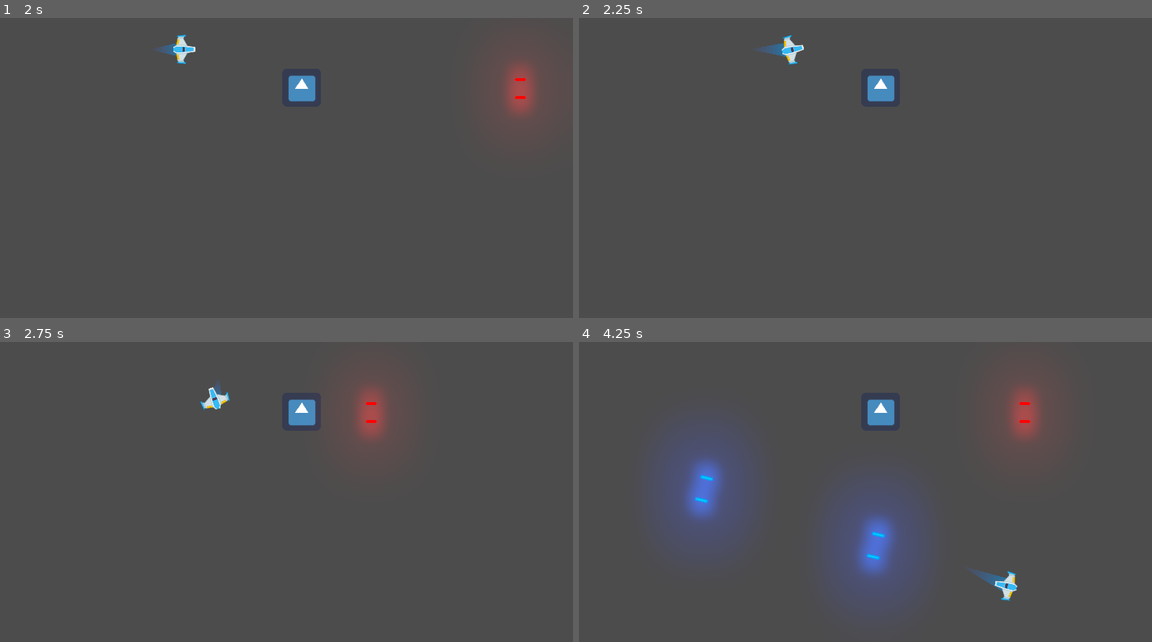
Above: before the commit, frames 1-4 (two rows, left to right).
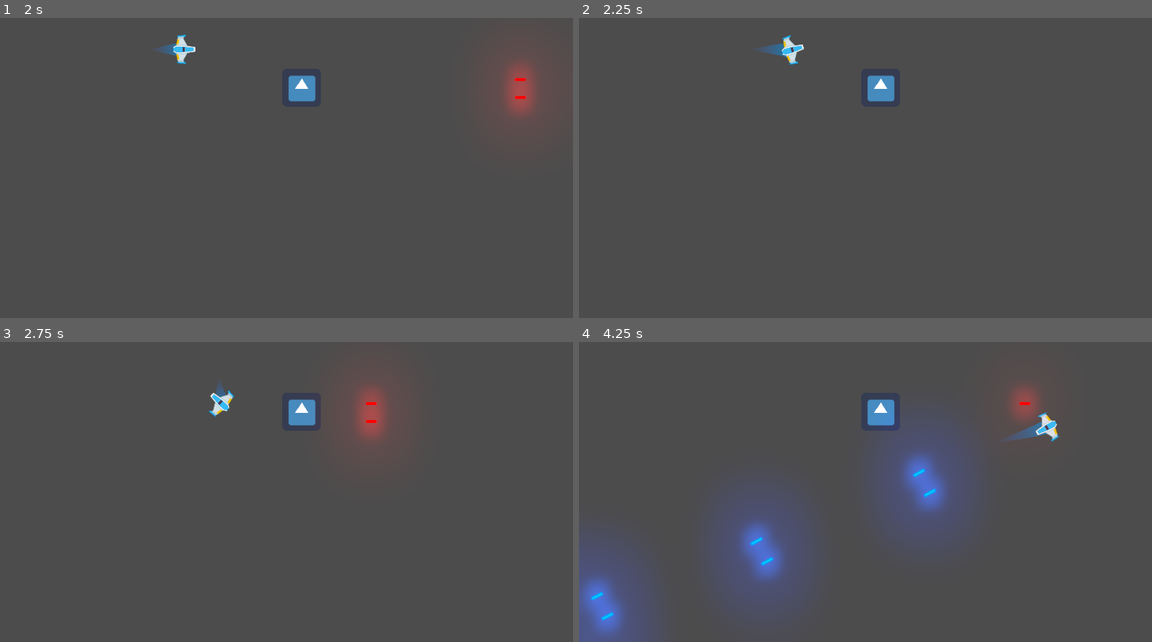
Above: after the commit, the same moments.

Repository: MRuiz1003/Meteoritos_Juego
Game: Godot game, scene res://Juego/Niveles/NivelTest.tscn
The game is run twice, just before and just after one commit, with the same random seed, the same clock (stepped at 60 frames per second) and the same inputs. The engine's default icon, where the game draws it, is replaced by a stand-in: a white triangle on a blue panel in a dark square.
Inputs (mouse positions are in pixels of both pictures, inside the frame that each line leads up to):
- Up to frame 1 (2 s): move the mouse to (257, 222) at 0.52 s; hold Z (disparo_principal) 0.53-1.28 s; hold W (mover_adelante) from 0.53 s (still down); move the mouse to (458, 204) at 1.27 s; tap X (disparo_secundario) at 1.35 s
- Up to frame 2 (2.25 s): move the mouse to (693, 108) at 2.02 s; release W (mover_adelante) at 2.03 s; hold S (mover_atras) from 2.03 s (still down); hold A (rotar_antihorario) from 2.03 s (still down)
- Up to frame 3 (2.75 s): keep holding S (mover_atras); keep holding A (rotar_antihorario)
- Up to frame 4 (4.25 s): keep holding S (mover_atras); move the mouse to (894, 480) at 2.77 s; release A (rotar_antihorario) at 2.78 s; tap D (rotar_horario) at 2.85 s; move the mouse to (779, 399) at 3.52 s; hold Z (disparo_principal) from 3.53 s (still down); tap Middle mouse button (escudo) at 4.15 s

Frame 1 is identical in both runs. In frame 2, less than 0.1% of the frame differs, in the area x 34-40%, y 5-16%; in frame 3, 0.3%; in frame 4, 19%, in the area x 0-84%, y 22-100%.

Commit message:
Pulido de atributos
Pulido de:
- SFX
- Movimiento Player
- Colores
- Código (Comentarios)

Diff:
--- a/Juego/Enemigos/EnemigoDummy.gd
+++ b/Juego/Enemigos/EnemigoDummy.gd
@@ -11,5 +11,5 @@
 	if body is Player:
 		body.destruir()
 
-func _process(delta: float) -> void:
+func _process(_delta: float) -> void:
 	$Canion.set_esta_disparando(true)
--- a/Juego/Explosiones/Explosion.tscn
+++ b/Juego/Explosiones/Explosion.tscn
@@ -233,7 +233,7 @@
 }
 
 [node name="Explosion" type="Node2D"]
-z_index = 1
+z_index = 100
 z_as_relative = false
 
 [node name="SmokeParticles2D" type="Particles2D" parent="."]
@@ -321,4 +321,5 @@
 
 [node name="AudioStreamPlayer2D" type="AudioStreamPlayer2D" parent="."]
 stream = ExtResource( 4 )
-volume_db = -5.0
+volume_db = 2.0
+bus = "SFX"
--- a/Juego/Naves/Player/Escudo/Escudo.gd
+++ b/Juego/Naves/Player/Escudo/Escudo.gd
@@ -6,9 +6,11 @@
 
 var esta_activado: bool = false setget, get_esta_activado
 
+## Setters y getters
 func get_esta_activado() -> bool:
 	return esta_activado
 
+# Metodos
 func _process(delta: float) -> void:
 	energia += radio_desgaste * delta
 
@@ -19,6 +21,8 @@
 	set_process(false)
 	controlar_colisionador(true)
 
+
+# Metodos Custom
 func controlar_colisionador(esta_desactivado: bool) -> void:
 	$CollisionShape2D.set_deferred("disabled", esta_desactivado)
 
@@ -35,11 +39,12 @@
 	controlar_colisionador(true)
 	$AnimationPlayer.play_backwards("activando")
 
+
+## Señales
 func _on_AnimationPlayer_animation_finished(anim_name: String) -> void:
 	if anim_name == "activando" and esta_activado:
 		$AnimationPlayer.play("activado")
 		set_process(true)
 
-
 func _on_body_entered(body: Node) -> void:
 	body.queue_free()
--- a/Juego/Naves/Player/Escudo/Escudo.tscn
+++ b/Juego/Naves/Player/Escudo/Escudo.tscn
@@ -76,8 +76,7 @@
 "values": [ false ]
 }
 
-[sub_resource type="Animation" id=1]
-resource_name = "activando"
+[sub_resource type="Animation" id=3]
 length = 0.5
 step = 0.05
 tracks/0/type = "value"
@@ -153,8 +152,7 @@
 "values": [ Vector2( 0, 0 ), Vector2( 0.6, 0.6 ), Vector2( 0.95, 0.95 ) ]
 }
 
-[sub_resource type="Animation" id=2]
-resource_name = "default"
+[sub_resource type="Animation" id=4]
 tracks/0/type = "value"
 tracks/0/path = NodePath("SpriteCompleto:visible")
 tracks/0/interp = 1
@@ -234,29 +232,32 @@
 script = ExtResource( 5 )
 
 [node name="CollisionShape2D" type="CollisionShape2D" parent="."]
-shape = SubResource( 4 )
+shape = SubResource( 1 )
 
 [node name="SpriteCompleto" type="Sprite" parent="."]
 visible = false
+modulate = Color( 0.04, 0.86, 1.2, 1 )
 texture = ExtResource( 1 )
 
 [node name="SpriteAbriendo1" type="Sprite" parent="."]
 visible = false
+modulate = Color( 0.04, 0.86, 1.2, 1 )
 texture = ExtResource( 2 )
 
 [node name="SpriteAbriendo2" type="Sprite" parent="."]
 visible = false
+modulate = Color( 0.04, 0.86, 1.2, 1 )
 position = Vector2( 0, -9.19238 )
 texture = ExtResource( 3 )
 
 [node name="AnimationPlayer" type="AnimationPlayer" parent="."]
-anims/activado = SubResource( 3 )
-anims/activando = SubResource( 1 )
-anims/default = SubResource( 2 )
+anims/activado = SubResource( 2 )
+anims/activando = SubResource( 3 )
+anims/default = SubResource( 4 )
 
 [node name="AudioStreamPlayer" type="AudioStreamPlayer" parent="."]
 stream = ExtResource( 4 )
-volume_db = 1.0
+volume_db = -10.0
 bus = "SFX"
 [connection signal="body_entered" from="." to="." method="_on_body_entered"]
 [connection signal="animation_finished" from="AnimationPlayer" to="." method="_on_AnimationPlayer_animation_finished"]
--- a/Juego/Naves/Player/Motor/MotorSFX.gd
+++ b/Juego/Naves/Player/Motor/MotorSFX.gd
@@ -4,9 +4,10 @@
 export var tiempo_transicion: float = 0.6
 export var volumen_apagado: float = -30.0
 
+var volumen_original: float
+
 onready var tween_sonido: Tween = $Tween
 
-var volumen_original: float
 
 func _ready() -> void:
 	volumen_original = volume_db
--- a/Juego/Naves/Player/Player.gd
+++ b/Juego/Naves/Player/Player.gd
@@ -4,6 +4,7 @@
 # Enums
 enum ESTADO {SPAWN, VIVO, INVENCIBLE, MUERTO}
 
+# Variables
 export var potencia_motor: int = 20
 export var potencia_rotacion: int = 280
 export var estela_maxima: int = 150
@@ -44,6 +45,8 @@
 	if event.is_action_pressed("escudo") and not escudo.get_esta_activado():
 		escudo.activar()
 
+
+## Metodos custom
 func controlador_estados(nuevo_estado: int) -> void:
 	match nuevo_estado:
 		ESTADO.SPAWN:
@@ -63,7 +66,6 @@
 			printerr("Error de estado")
 	estado_actual = nuevo_estado
 
-## Temporal
 func destruir() -> void:
 	controlador_estados(ESTADO.MUERTO)
 
@@ -112,6 +114,8 @@
 		destruir()
 	impacto_sfx.play()
 
+
+## Señales
 func _on_AnimationPlayer_animation_finished(anim_name: String) -> void:
 	if anim_name == "spawn":
 		controlador_estados(ESTADO.VIVO)
--- a/Juego/Naves/Player/Player.tscn
+++ b/Juego/Naves/Player/Player.tscn
@@ -56,10 +56,13 @@
 linear_damp = 1.0
 angular_damp = 4.0
 script = ExtResource( 3 )
+potencia_rotacion = 250
 
 [node name="Sprite" type="Sprite" parent="."]
 position = Vector2( 0, -0.374573 )
 rotation = 1.5708
+z_index = 50
+z_as_relative = false
 texture = ExtResource( 1 )
 
 [node name="CollisionShape2D" type="CollisionShape2D" parent="."]
@@ -90,12 +93,10 @@
 points = PoolVector2Array( 0, 0, 60, 0 )
 width = 50.0
 is_emitting = true
-resolution = 5.0
-lifetime = 0.5
-max_points = 100
 target_path = NodePath("..")
 
 [node name="MotorSFX" parent="." instance=ExtResource( 7 )]
+bus = "SFX"
 
 [node name="AnimationPlayer" type="AnimationPlayer" parent="."]
 autoplay = "spawn"
--- a/Juego/Niveles/Nivel.gd
+++ b/Juego/Niveles/Nivel.gd
@@ -5,10 +5,12 @@
 
 onready var contenedor_proyectiles: Node
 
+## Metodos
 func _ready() -> void:
 	conectar_seniales()
 	crear_contenedores()
 
+## Metodos Custom
 func conectar_seniales() -> void:
 	Eventos.connect("disparo", self, "_on_disparo")
 	Eventos.connect("nave_destruida", self, "_on_nave_destruida")
@@ -18,11 +20,12 @@
 	contenedor_proyectiles.name = "ContenedorProyectiles"
 	add_child(contenedor_proyectiles)
 
+## Señales
 func _on_disparo(proyectil: Proyectil) -> void:
 	contenedor_proyectiles.add_child(proyectil)
 
 func _on_nave_destruida(posicion: Vector2, num_explosiones: int) -> void:
-	for i in range(num_explosiones):
+	for _i in range(num_explosiones):
 		var new_explosion: Node2D = explosion.instance()
 		new_explosion.global_position = posicion
 		add_child(new_explosion)
--- a/Juego/Niveles/NivelTest.tscn
+++ b/Juego/Niveles/NivelTest.tscn
@@ -12,7 +12,6 @@
 
 [node name="Player" parent="." instance=ExtResource( 1 )]
 position = Vector2( 502, 180 )
-potencia_rotacion = 200
 
 [node name="Node" type="Node" parent="."]
 
--- a/Juego/Proyectiles/Proyectil.gd
+++ b/Juego/Proyectiles/Proyectil.gd
@@ -11,9 +11,11 @@
 	velocidad = Vector2(vel, 0).rotated(dir)
 	danio = danio_p
 
+# Metodos
 func _physics_process(delta: float) -> void:
 	position += velocidad * delta
 
+# Metodos Custom
 func daniar(otro_cuerpo: CollisionObject2D) -> void:
 	if otro_cuerpo.has_method("recibir_danio"):
 		otro_cuerpo.recibir_danio(danio)
--- a/default_bus_layout.tres
+++ b/default_bus_layout.tres
@@ -5,11 +5,11 @@
 bus/1/solo = false
 bus/1/mute = false
 bus/1/bypass_fx = false
-bus/1/volume_db = 0.0
+bus/1/volume_db = -3.76831
 bus/1/send = "Master"
 bus/2/name = "SFX"
 bus/2/solo = false
 bus/2/mute = false
 bus/2/bypass_fx = false
-bus/2/volume_db = -20.3684
+bus/2/volume_db = -10.5236
 bus/2/send = "Master"
--- a/project.godot
+++ b/project.godot
@@ -70,6 +70,11 @@
 
 Eventos="*res://Juego/Autoloads/Eventos.gd"
 
+[debug]
+
+gdscript/warnings/unused_signal=false
+gdscript/warnings/return_value_discarded=false
+
 [display]
 
 window/size/width=1920
Not shown: 1 places in Juego/Naves/Player/Escudo/Escudo.tscn that only renumber resources
